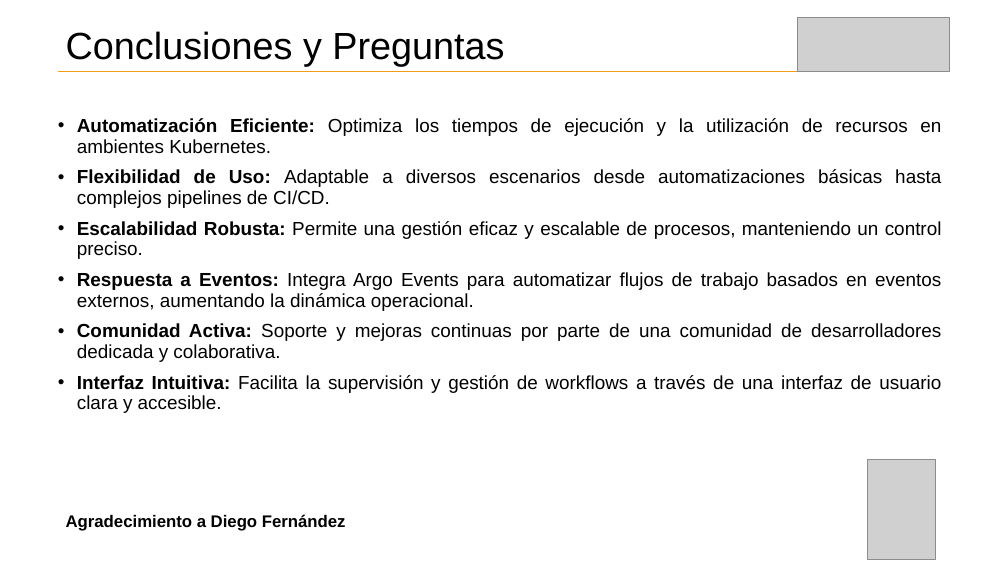
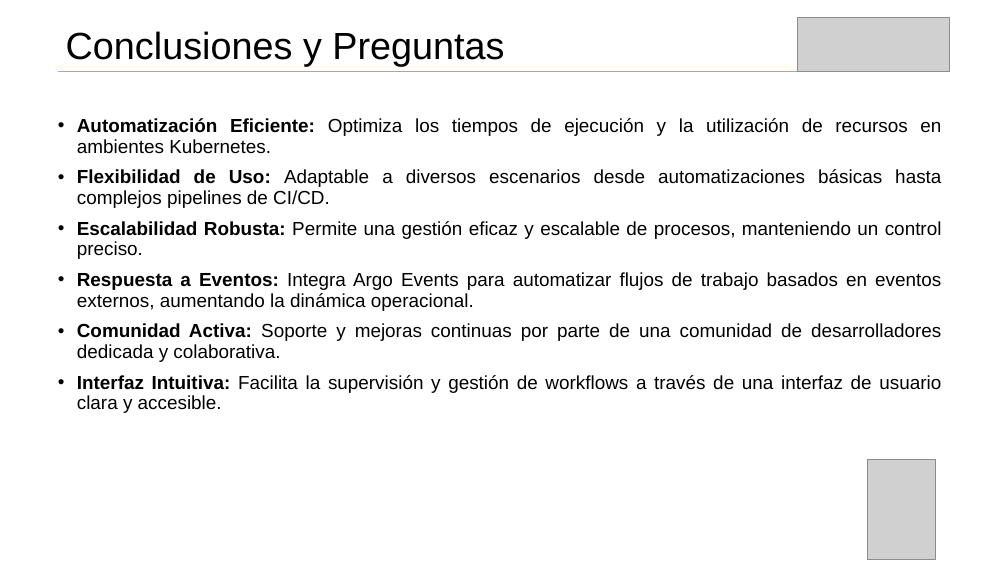
Before and after one commit to myworkshops/argo-workflows, a slide deck: slide 10 of documentation/argoworkflows.pptx. Drawn at 1008x567 pixels with LibreOffice and Linux fonts; fonts in the diff are those of the drawing; grey boxes stand for pictures. Boxes give left, top, right and bottom in pixels: in the first picture for what was removed or moved away, otherwise in the second. Text is boxed around its words. In the diff, an @@ line names an element or a change of style, - is before the commit and + after.

Commit message:
Update presentation.pptx

```diff
--- a/documentation/argoworkflows.pptx
+++ b/documentation/argoworkflows.pptx
@@ text removed at [66,514,346,531] @@
-Agradecimiento a Diego Fernández
```
Also in this commit, not shown: 1 slide added.
